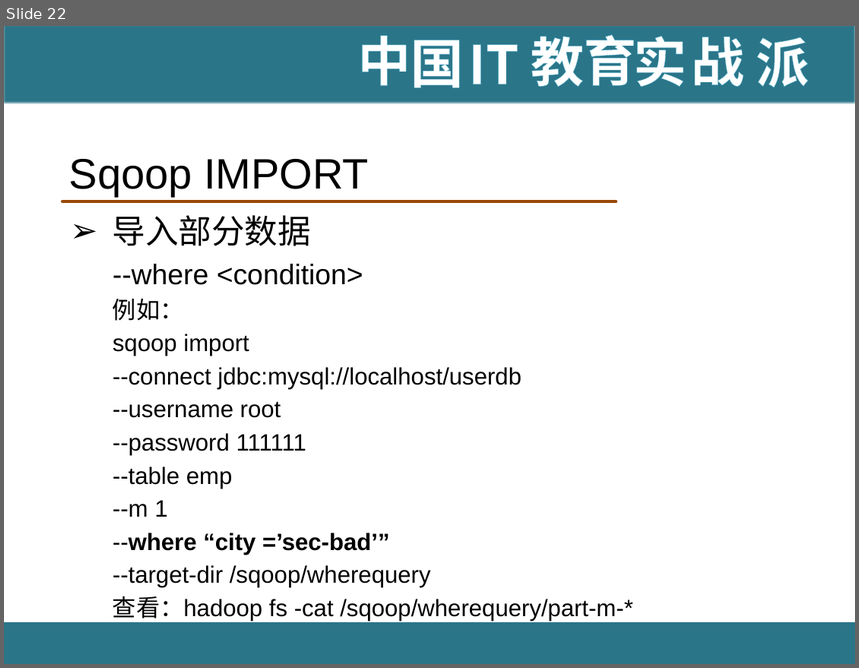
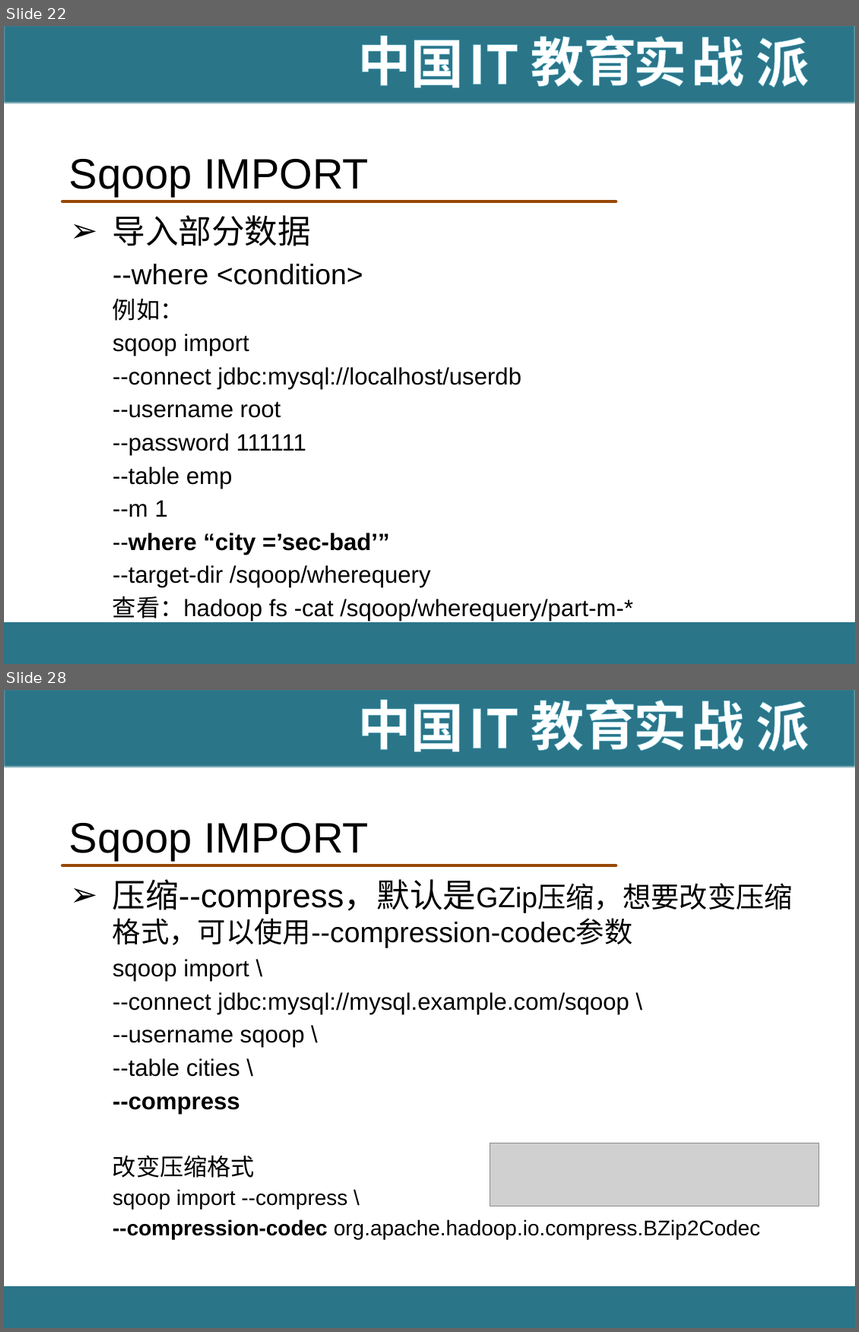
Before and after one commit to hanningxiao/BigData, a slide deck: [IT18掌www.it18zhang.com]Sqoop.pptx. Shown one above the other, each under a label of ours: slide 22 before the commit, slides 22 and 28 after it; the slides between them are not shown. The pictures are 859x668 and 859x1332 pixels, drawn with LibreOffice and Linux fonts; fonts in the diff are those of the drawing; grey boxes stand for pictures; background and template pictures are left out. Boxes give left, top, right and bottom in pixels: in the first picture for what was removed or moved away, otherwise in the second. Text is boxed around its words. In the diff, an @@ line names an element or a change of style, - is before the commit and + after.

Commit message:
update sqoop

```diff
--- a/[IT18掌www.it18zhang.com]Sqoop.pptx
+++ b/[IT18掌www.it18zhang.com]Sqoop.pptx
@@ slide 28 added at [4, 690, 855, 1328], background #FFFFFF; not listed: 11 template elements that a slide beside it also shows @@
@@ title added at [69, 823, 369, 859], 36 pt, text #000000 @@
+Sqoop IMPORT
@@ text added at [113, 879, 793, 1239], 20 pt, text #000000 @@
+➢ 压缩--compress，默认是GZip压缩，想要改变压缩格式，可以使用--compression-codec参数
+  sqoop import \
+  --connect jdbc:mysql://mysql.example.com/sqoop \
+  --username sqoop \
+  --table cities \
+  --compress
+  改变压缩格式
+  sqoop import --compress \
+  --compression-codec org.apache.hadoop.io.compress.BZip2Codec
@@ picture added at [490, 1143, 819, 1206] @@
```
Also in this commit, not shown: 3 slides changed, 25 other slides added.
